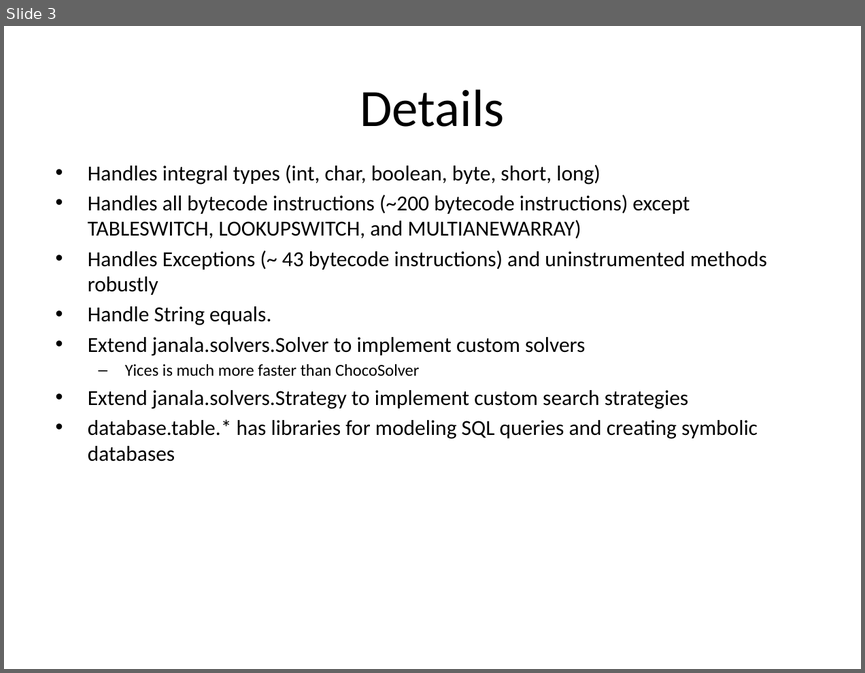
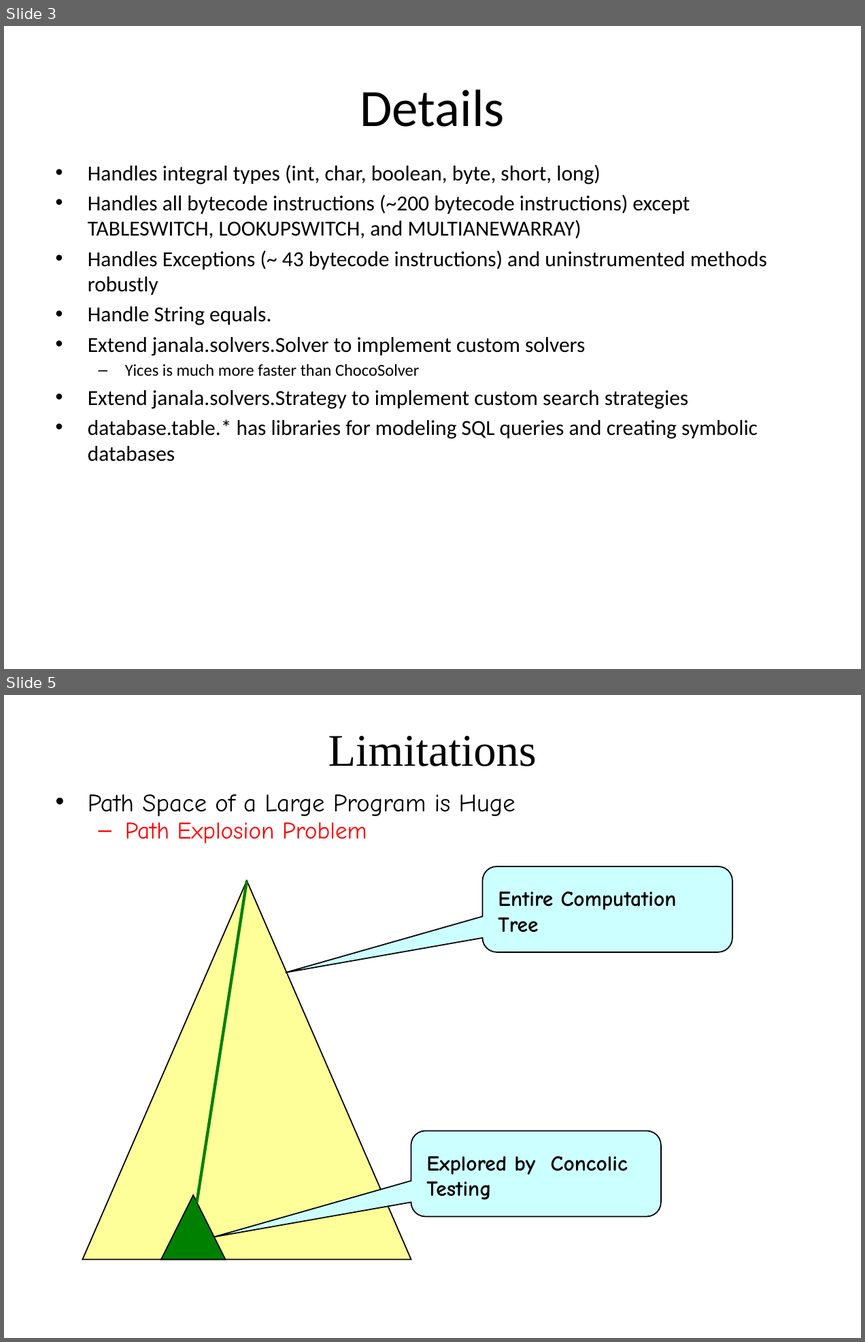
Before and after one commit to ksen007/janala2, a slide deck: janala.pptx. Shown one above the other, each under a label of ours: slide 3 before the commit, slides 3 and 5 after it; the slides between them are not shown. The pictures are 865x673 and 865x1342 pixels, drawn with LibreOffice and Linux fonts; fonts in the diff are those of the drawing. Boxes give left, top, right and bottom in pixels: in the first picture for what was removed or moved away, otherwise in the second. Text is boxed around its words. In the diff, an @@ line names an element or a change of style, - is before the commit and + after.

```diff
--- a/janala.pptx
+++ b/janala.pptx
@@ slide 5 added at (x1=4, y1=695, x2=861, y2=1338), background #FFFFFF @@
@@ title added at (x1=328, y1=736, x2=536, y2=766), 38 pt, text #000000 @@
+Limitations
@@ text added at (x1=88, y1=794, x2=515, y2=843), 21 pt, text #000000 @@
+• Path Space of a Large Program is Huge
+  – Path Explosion Problem
@@ rounded speech box added at (x1=482, y1=866, x2=732, y2=952), fill #CCFFFF, outline #000000 1 pt @@
@@ triangle added at (x1=83, y1=881, x2=411, y2=1259), fill #FFFF99, outline #000000 1 pt @@
@@ line added from (247, 881) to (197, 1202), #008000 2.5 pt @@
@@ text added at (x1=498, y1=891, x2=677, y2=932), 18 pt, text #000000, bold @@
+Entire Computation Tree
@@ rounded speech box added at (x1=411, y1=1130, x2=661, y2=1216), fill #CCFFFF, outline #000000 1 pt @@
@@ text added at (x1=426, y1=1155, x2=628, y2=1200), 18 pt, text #000000, bold @@
+Explored by Concolic Testing
@@ triangle added at (x1=161, y1=1195, x2=225, y2=1259), fill #008000, outline #000000 1 pt @@
```
Also in this commit, not shown: 9 other slides added, 2 other files.
